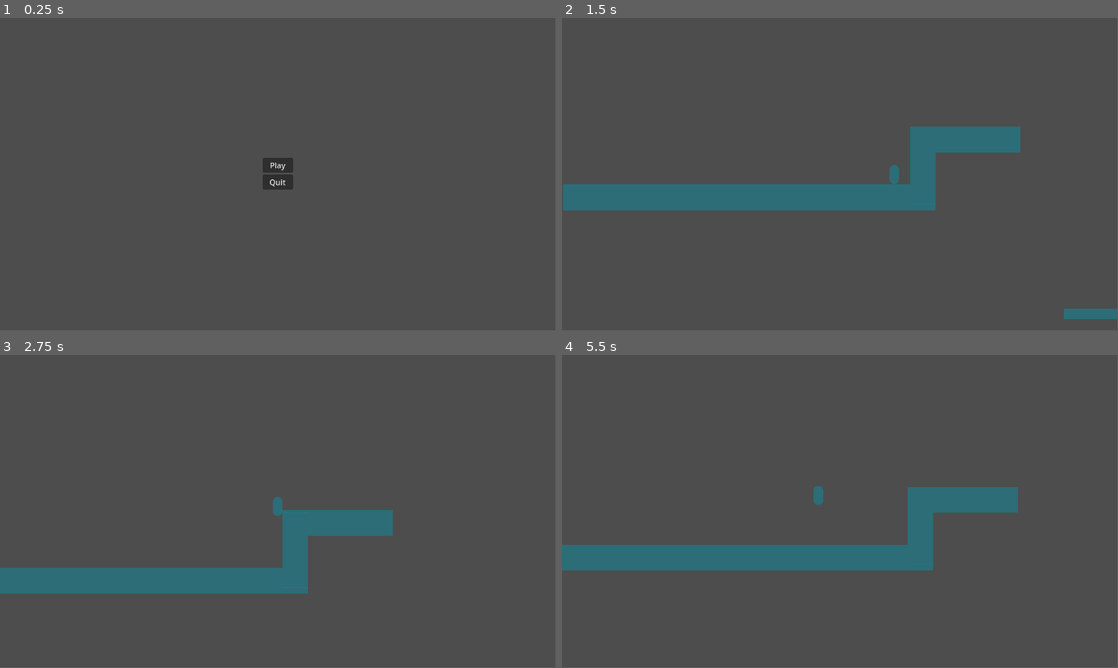
Above: before the commit, frames 1-4 (two rows, left to right).
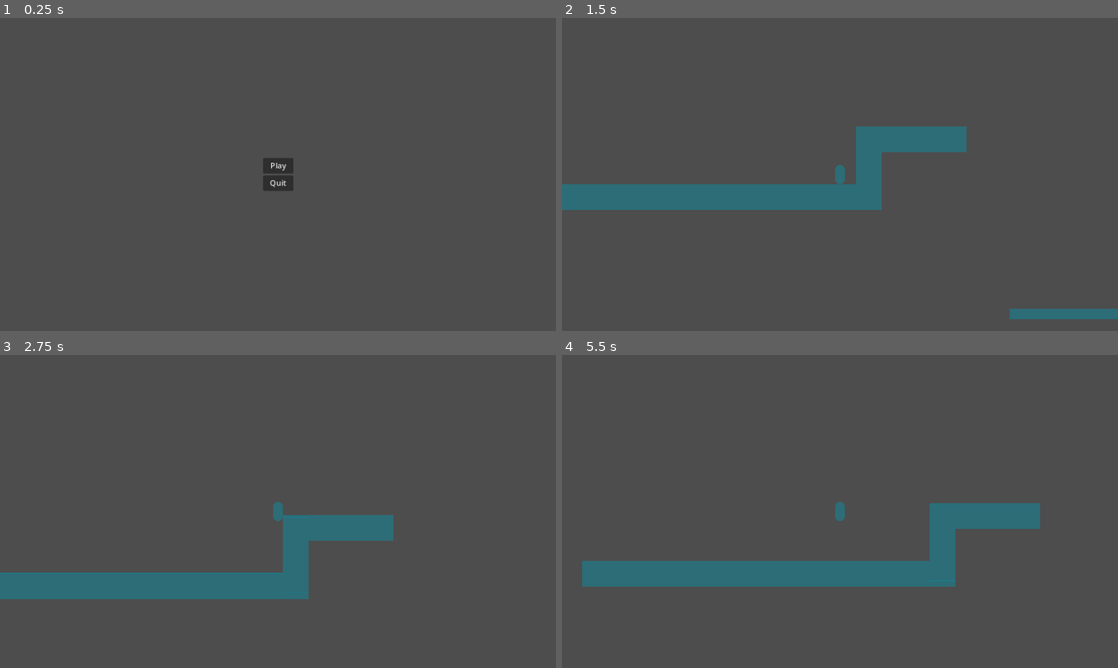
Above: after the commit, the same moments.

Repository: Notebooked/Reflection-prototype
Game: Godot game, scene res://Menu.tscn
Same seed, same stepped clock (60 frames per second), same inputs: the game is played once before the commit and once after it. The engine's default icon, where the game draws it, is replaced by a stand-in: a white triangle on a blue panel in a dark square.
Inputs:
- Up to frame 1 (0.25 s): no input
- Up to frame 2 (1.5 s): click "Play" at 0.5 s; hold D (right) from 1.28 s (still down); tap Shift (dash) at 1.35 s
- Up to frame 3 (2.75 s): keep holding D (right); tap Space (jump) at 1.52, 2.27 s; tap Tab (switch_world) at 2.1 s
- Up to frame 4 (5.5 s): release D (right) at 2.78 s; hold A (left) 2.78-3.53 s; tap Shift (dash) at 2.85, 4.35 s; hold D (right) 3.53-5.03 s; tap Tab (switch_world) at 3.6, 5.1 s; tap Space (jump) at 3.77, 4.52, 5.27 s; hold A (left) from 5.03 s (still down)
In our replay, the window is 799x449 before the commit and 800x450 after it. These sizes can differ from the game's own. Grey fills any space a smaller window leaves; there, only what the larger window draws over its background counts as a difference.

The runs differ from the first frame. In frame 1, 0.1% of the frame differs, in the area x 47-53%, y 46-56%; in frame 2, 4.0%; in frame 3, 2.5%; in frame 4, 10%, in the area x 0-86%, y 41-74%.

Commit message:
i put the new forgis on the jeep

Diff:
--- a/Breakable Ground.tscn
+++ /dev/null
@@ -1,34 +0,0 @@
-[gd_scene load_steps=5 format=3 uid="uid://bqtyj8tpjfao2"]
-
-[ext_resource type="Texture2D" uid="uid://cb7rqw8s824ir" path="res://cobblestone.webp" id="1"]
-[ext_resource type="Script" path="res://BreakableGround.gd" id="2"]
-
-[sub_resource type="RectangleShape2D" id="1"]
-
-[sub_resource type="ParticleProcessMaterial" id="2"]
-emission_shape = 3
-emission_box_extents = Vector3(10, 10, 10)
-direction = Vector3(0, 1, 0)
-spread = 27.42
-gravity = Vector3(0, 49, 0)
-color = Color(0.658824, 0.658824, 0.658824, 1)
-
-[node name="Breakable Ground" type="StaticBody2D"]
-script = ExtResource("2")
-
-[node name="Cobblestone" type="Sprite2D" parent="." groups=["breakable"]]
-position = Vector2(3.57628e-07, -7.15256e-07)
-scale = Vector2(0.03125, 0.03125)
-texture = ExtResource("1")
-
-[node name="CollisionShape2D" type="CollisionShape2D" parent="."]
-shape = SubResource("1")
-
-[node name="GPUParticles2D" type="GPUParticles2D" parent="."]
-emitting = false
-amount = 150
-process_material = SubResource("2")
-lifetime = 1.25
-one_shot = true
-preprocess = 0.15
-speed_scale = 1.79
--- a/Main.tscn
+++ b/Main.tscn
@@ -1,50 +1,50 @@
-[gd_scene load_steps=7 format=3 uid="uid://bkcl0mgtcy8vo"]
+[gd_scene load_steps=7 format=3 uid="uid://dpuwgvvnqaldy"]
 
-[ext_resource type="PackedScene" uid="uid://bh3qupvnvs2u1" path="res://Player.tscn" id="1"]
-[ext_resource type="PackedScene" uid="uid://bqtyj8tpjfao2" path="res://Breakable Ground.tscn" id="2"]
-[ext_resource type="PackedScene" uid="uid://di3f8if3asfwk" path="res://MirrorTrigger.tscn" id="3"]
-[ext_resource type="PackedScene" path="res://Platform.tscn" id="4"]
-[ext_resource type="Script" path="res://Platforms.gd" id="5"]
-[ext_resource type="PackedScene" path="res://BulletSpawner.tscn" id="6"]
+[ext_resource type="PackedScene" uid="uid://dsh0x58d1nh5s" path="res://Scenes/Player.tscn" id="1_76bkv"]
+[ext_resource type="PackedScene" uid="uid://bqtyj8tpjfao2" path="res://Scenes/BreakableGround.tscn" id="2"]
+[ext_resource type="Script" path="res://Scripts/Platforms.gd" id="2_gj6si"]
+[ext_resource type="PackedScene" path="res://Scenes/Platform.tscn" id="3_r8rtc"]
+[ext_resource type="PackedScene" path="res://Scenes/BulletSpawner.tscn" id="6"]
+[ext_resource type="PackedScene" uid="uid://ealytcutpg7e" path="res://Scenes/MirrorTrigger.tscn" id="6_rtqfi"]
 
 [node name="Node2D" type="Node2D"]
 
-[node name="Player" parent="." instance=ExtResource("1")]
+[node name="Player" parent="." instance=ExtResource("1_76bkv")]
 position = Vector2(-240, 224)
 
 [node name="Platforms" type="Node2D" parent="."]
-script = ExtResource("5")
+script = ExtResource("2_gj6si")
 
-[node name="Platform" parent="Platforms" instance=ExtResource("4")]
+[node name="Platform" parent="Platforms" instance=ExtResource("3_r8rtc")]
 position = Vector2(805, 96)
 scale = Vector2(4.24, 1)
 
-[node name="Platform2" parent="Platforms" instance=ExtResource("4")]
+[node name="Platform2" parent="Platforms" instance=ExtResource("3_r8rtc")]
 position = Vector2(1061, 120)
 scale = Vector2(6.86862, 1.11793)
 
-[node name="Platform3" parent="Platforms" instance=ExtResource("4")]
+[node name="Platform3" parent="Platforms" instance=ExtResource("3_r8rtc")]
 position = Vector2(1317, 32)
 scale = Vector2(6.86862, 1.11793)
 
-[node name="Platform4" parent="Platforms" instance=ExtResource("4")]
+[node name="Platform4" parent="Platforms" instance=ExtResource("3_r8rtc")]
 position = Vector2(1036, -113)
 scale = Vector2(6.86862, 1.11793)
 
-[node name="Platform5" parent="Platforms" instance=ExtResource("4")]
+[node name="Platform5" parent="Platforms" instance=ExtResource("3_r8rtc")]
 position = Vector2(557, -264)
 scale = Vector2(23.2686, 1.11793)
 
-[node name="Platform7" parent="Platforms" instance=ExtResource("4")]
+[node name="Platform7" parent="Platforms" instance=ExtResource("3_r8rtc")]
 position = Vector2(781, -208)
 scale = Vector2(0.868615, 4.51793)
 
-[node name="Platform6" parent="Platforms" instance=ExtResource("4")]
+[node name="Platform6" parent="Platforms" instance=ExtResource("3_r8rtc")]
 position = Vector2(557, -152)
 scale = Vector2(23.2686, 1.11793)
 
 [node name="Breakable Ground" parent="Platforms" groups=["breakable"] instance=ExtResource("2")]
-position = Vector2(709, -8)
+position = Vector2(631, 121)
 scale = Vector2(1.33143, 5.92351)
 
 [node name="Duplicates" type="Node2D" parent="Platforms"]
@@ -52,20 +52,23 @@
 [node name="BulletSpawner" parent="." instance=ExtResource("6")]
 position = Vector2(64, -496)
 
-[node name="Platform" parent="." instance=ExtResource("4")]
+[node name="Platform" parent="." instance=ExtResource("3_r8rtc")]
 position = Vector2(-328, 384)
 scale = Vector2(38.6525, 2.68693)
 
-[node name="Platform3" parent="." instance=ExtResource("4")]
+[node name="Platform3" parent="." instance=ExtResource("3_r8rtc")]
 position = Vector2(120, 264)
 scale = Vector2(11.4525, 2.68693)
 
-[node name="Platform2" parent="." instance=ExtResource("4")]
+[node name="Platform2" parent="." instance=ExtResource("3_r8rtc")]
 position = Vector2(32, 320)
 scale = Vector2(2.65038, 7.80715)
 
-[node name="MirrorTrigger" parent="." node_paths=PackedStringArray("platforms") instance=ExtResource("3")]
+[node name="MirrorTriggers" type="Node2D" parent="."]
+visible = false
+
+[node name="MirrorTrigger" parent="MirrorTriggers" node_paths=PackedStringArray("platforms") instance=ExtResource("6_rtqfi")]
 position = Vector2(825, -370)
 scale = Vector2(65.1674, 60.6904)
 mirror_level = 237.0
-platforms = NodePath("../Platforms")
+platforms = NodePath("../../Platforms")
--- a/Menu.tscn
+++ b/Menu.tscn
@@ -1,6 +1,6 @@
-[gd_scene load_steps=2 format=3 uid="uid://co07onv3nnku"]
+[gd_scene load_steps=2 format=3]
 
-[ext_resource type="Script" path="res://Menu.gd" id="1"]
+[ext_resource type="Script" path="res://Scripts/Menu.gd" id="1"]
 
 [node name="Menu" type="Control"]
 layout_mode = 3
--- /dev/null
+++ b/Scenes/BreakableGround.tscn
@@ -0,0 +1,54 @@
+[gd_scene load_steps=9 format=3 uid="uid://bqtyj8tpjfao2"]
+
+[ext_resource type="Texture2D" uid="uid://cb7rqw8s824ir" path="res://cobblestone.webp" id="1"]
+[ext_resource type="Script" path="res://Scripts/BreakableGround.gd" id="1_um5x3"]
+
+[sub_resource type="RectangleShape2D" id="1"]
+
+[sub_resource type="Gradient" id="Gradient_duuwj"]
+colors = PackedColorArray(0.721859, 0.721859, 0.721859, 1, 1, 1, 1, 1)
+
+[sub_resource type="GradientTexture1D" id="GradientTexture1D_v2jol"]
+gradient = SubResource("Gradient_duuwj")
+
+[sub_resource type="Gradient" id="Gradient_80lju"]
+offsets = PackedFloat32Array(0, 0.753695, 1)
+colors = PackedColorArray(1, 1, 1, 1, 1, 1, 1, 1, 1, 1, 1, 0)
+
+[sub_resource type="GradientTexture1D" id="GradientTexture1D_j0ebo"]
+gradient = SubResource("Gradient_80lju")
+
+[sub_resource type="ParticleProcessMaterial" id="ParticleProcessMaterial_t1d1e"]
+emission_shape = 3
+emission_box_extents = Vector3(10, 10, 10)
+particle_flag_disable_z = true
+direction = Vector3(0, 1, 0)
+spread = 63.38
+gravity = Vector3(0, 30, 0)
+initial_velocity_min = -10.0
+initial_velocity_max = -10.0
+orbit_velocity_min = 0.0
+orbit_velocity_max = 0.0
+color = Color(0.823529, 0.823529, 0.823529, 1)
+color_ramp = SubResource("GradientTexture1D_j0ebo")
+color_initial_ramp = SubResource("GradientTexture1D_v2jol")
+
+[node name="BreakableGround" type="StaticBody2D"]
+script = ExtResource("1_um5x3")
+
+[node name="Cobblestone" type="Sprite2D" parent="." groups=["breakable"]]
+position = Vector2(3.57628e-07, -7.15256e-07)
+scale = Vector2(0.03125, 0.03125)
+texture = ExtResource("1")
+
+[node name="CollisionShape2D" type="CollisionShape2D" parent="."]
+shape = SubResource("1")
+
+[node name="GPUParticles2D" type="GPUParticles2D" parent="."]
+emitting = false
+amount = 100
+process_material = SubResource("ParticleProcessMaterial_t1d1e")
+lifetime = 3.5
+one_shot = true
+speed_scale = 2.0
+explosiveness = 1.0
--- /dev/null
+++ b/Scenes/BreakableGroundMirror.tscn
@@ -0,0 +1,55 @@
+[gd_scene load_steps=9 format=3 uid="uid://bxdtqeeowhpue"]
+
+[ext_resource type="Script" path="res://Scripts/BreakableGround.gd" id="1_lc6xt"]
+[ext_resource type="Texture2D" uid="uid://cb7rqw8s824ir" path="res://cobblestone.webp" id="2_4a5u0"]
+
+[sub_resource type="RectangleShape2D" id="1"]
+
+[sub_resource type="Gradient" id="Gradient_duuwj"]
+colors = PackedColorArray(0.721859, 0.721859, 0.721859, 1, 1, 1, 1, 1)
+
+[sub_resource type="GradientTexture1D" id="GradientTexture1D_v2jol"]
+gradient = SubResource("Gradient_duuwj")
+
+[sub_resource type="Gradient" id="Gradient_80lju"]
+offsets = PackedFloat32Array(0, 0.753695, 1)
+colors = PackedColorArray(1, 1, 1, 1, 1, 1, 1, 1, 1, 1, 1, 0)
+
+[sub_resource type="GradientTexture1D" id="GradientTexture1D_j0ebo"]
+gradient = SubResource("Gradient_80lju")
+
+[sub_resource type="ParticleProcessMaterial" id="ParticleProcessMaterial_fm50e"]
+emission_shape = 3
+emission_box_extents = Vector3(10, 10, 10)
+particle_flag_disable_z = true
+direction = Vector3(0, 1, 0)
+spread = 63.38
+gravity = Vector3(0, -30, 0)
+initial_velocity_min = -10.0
+initial_velocity_max = -10.0
+orbit_velocity_min = 0.0
+orbit_velocity_max = 0.0
+color = Color(0.823529, 0.823529, 0.823529, 1)
+color_ramp = SubResource("GradientTexture1D_j0ebo")
+color_initial_ramp = SubResource("GradientTexture1D_v2jol")
+
+[node name="BreakableGroundMirror" type="StaticBody2D"]
+scale = Vector2(1, -1)
+script = ExtResource("1_lc6xt")
+
+[node name="Cobblestone" type="Sprite2D" parent="." groups=["breakable"]]
+position = Vector2(3.57628e-07, -7.15256e-07)
+scale = Vector2(0.03125, 0.03125)
+texture = ExtResource("2_4a5u0")
+
+[node name="CollisionShape2D" type="CollisionShape2D" parent="."]
+shape = SubResource("1")
+
+[node name="GPUParticles2D" type="GPUParticles2D" parent="."]
+emitting = false
+amount = 100
+process_material = SubResource("ParticleProcessMaterial_fm50e")
+lifetime = 3.5
+one_shot = true
+speed_scale = 2.0
+explosiveness = 1.0
--- a/Bullet.tscn
+++ b/Scenes/Bullet.tscn
@@ -1,7 +1,7 @@
-[gd_scene load_steps=4 format=2]
+[gd_scene load_steps=4 format=3]
 
-[ext_resource path="res://Bullet.gd" type="Script" id=1]
-[ext_resource path="res://icon.png" type="Texture2D" id=2]
+[ext_resource type="Script" path="res://Scripts/Bullet.gd" id="1"]
+[ext_resource type="Texture2D" uid="uid://badup306wit3h" path="res://icon.png" id="2"]
 
 [sub_resource type="RectangleShape2D" id=1]
 
--- a/BulletSpawner.tscn
+++ b/Scenes/BulletSpawner.tscn
@@ -1,6 +1,6 @@
-[gd_scene load_steps=3 format=2]
+[gd_scene load_steps=3 format=3]
 
-[ext_resource path="res://BulletSpawner.gd" type="Script" id=1]
+[ext_resource type="Script" path="res://Scripts/BulletSpawner.gd" id="1"]
 
 [sub_resource type="RectangleShape2D" id=1]
 size = Vector2( 3.5, 3.5 )
--- a/MirrorTrigger.tscn
+++ b/Scenes/MirrorTrigger.tscn
@@ -1,11 +1,11 @@
-[gd_scene load_steps=3 format=3 uid="uid://di3f8if3asfwk"]
+[gd_scene load_steps=3 format=3 uid="uid://ealytcutpg7e"]
 
-[ext_resource type="Script" path="res://MirrorTrigger.gd" id="1"]
+[ext_resource type="Script" path="res://Scripts/MirrorTrigger.gd" id="1_n6yvp"]
 
 [sub_resource type="RectangleShape2D" id="1"]
 
 [node name="MirrorTrigger" type="Area2D"]
-script = ExtResource("1")
+script = ExtResource("1_n6yvp")
 
 [node name="CollisionShape2D" type="CollisionShape2D" parent="."]
 shape = SubResource("1")
--- a/Player.tscn
+++ b/Scenes/Player.tscn
@@ -1,9 +1,9 @@
-[gd_scene load_steps=7 format=3 uid="uid://bh3qupvnvs2u1"]
+[gd_scene load_steps=7 format=3 uid="uid://dsh0x58d1nh5s"]
 
 [ext_resource type="Script" path="res://Player.gd" id="1"]
 [ext_resource type="Texture2D" uid="uid://7scwn7erm15m" path="res://capsule.png" id="2"]
-[ext_resource type="Script" path="res://PlayerPlatform.gd" id="3"]
-[ext_resource type="Script" path="res://Camera.gd" id="4"]
+[ext_resource type="Script" path="res://Scripts/PlayerPlatform.gd" id="3_g8637"]
+[ext_resource type="Script" path="res://Scripts/Camera.gd" id="4_g7lqx"]
 
 [sub_resource type="CapsuleShape2D" id="1"]
 height = 40.0
@@ -23,17 +23,16 @@
 texture = ExtResource("2")
 
 [node name="Mirrored" type="Sprite2D" parent="."]
-visible = false
 position = Vector2(2.98023e-08, -5.96046e-08)
 scale = Vector2(0.0990099, 0.0987654)
 texture = ExtResource("2")
 
 [node name="PlayerPlatform" type="StaticBody2D" parent="."]
-script = ExtResource("3")
+script = ExtResource("3_g8637")
 
 [node name="CollisionShape2D" type="CollisionShape2D" parent="PlayerPlatform"]
 shape = SubResource("2")
 disabled = true
 
 [node name="Camera2D" type="Camera2D" parent="."]
-script = ExtResource("4")
+script = ExtResource("4_g7lqx")
--- a/BreakableGround.gd
+++ b/Scripts/BreakableGround.gd
@@ -1,5 +1,6 @@
 extends StaticBody2D
 
+var mirror_prefab = "res://Scenes/BreakableGroundMirror.tscn"
 
 func destroy():
 	var platforms: Node2D = get_parent()
--- a/BulletSpawner.gd
+++ b/Scripts/BulletSpawner.gd
@@ -1,6 +1,6 @@
 extends StaticBody2D
 
-const Bullet = preload("res://Bullet.tscn")
+const Bullet = preload("res://Scenes/Bullet.tscn")
 var speed = 200
 var velocity = Vector2()
 
--- /dev/null
+++ b/Scripts/Camera.gd
@@ -0,0 +1,16 @@
+extends Camera2D
+
+var player: CharacterBody2D
+
+var target_position: Vector2
+
+func _ready():
+	player = get_parent()
+
+func _process(delta):
+	if !player.in_mirror_world:
+		target_position = player.global_position
+	else:
+		target_position = player.get_node("Mirrored").global_position
+
+	global_position = lerp(global_position, target_position, 0.125)
--- a/Platforms.gd
+++ b/Scripts/Platforms.gd
@@ -11,12 +11,21 @@
 func change_child_property(path,property,value):
 	var child = get_node(path)
 	var duplicate = $Duplicates.get_node(path)
+	print($Duplicates.get_children())
 	child[property] = value
 	duplicate[property] = value
 
 func add_mirrored(node):
-	var clone: Node2D = node.duplicate()
+	var clone: Node2D
+	if node.get("mirror_prefab") != null:
+		var prefab = load(node.mirror_prefab)
+		clone = prefab.instantiate()
+		clone.transform = node.transform
+		clone.name = node.name
+	else:
+		clone = node.duplicate()
 	$Duplicates.add_child(clone)
+	print(clone.get_path())
 	clone.global_position.y = (mirror_level * 2) - node.position.y
 	clone.position.x = node.position.x
 	clone.scale *= -1
--- a/project.godot
+++ b/project.godot
@@ -14,6 +14,10 @@
 run/main_scene="res://Menu.tscn"
 config/features=PackedStringArray("4.0")
 config/icon="res://icon.png"
+
+[display]
+
+window/stretch/mode="canvas_items"
 
 [gui]
 
@@ -63,4 +67,5 @@
 
 [rendering]
 
+renderer/rendering_method="gl_compatibility"
 environment/defaults/default_environment="res://default_env.tres"
Renamed: Platform.tscn -> Scenes/Platform.tscn
Renamed: Bullet.gd -> Scripts/Bullet.gd
Renamed: Camera.gd -> Scripts/CameraOld.gd
Renamed: Menu.gd -> Scripts/Menu.gd
Renamed: MirrorTrigger.gd -> Scripts/MirrorTrigger.gd
Renamed: PlayerPlatform.gd -> Scripts/PlayerPlatform.gd
Not shown: 1 places in default_env.tres that only renumber resources
